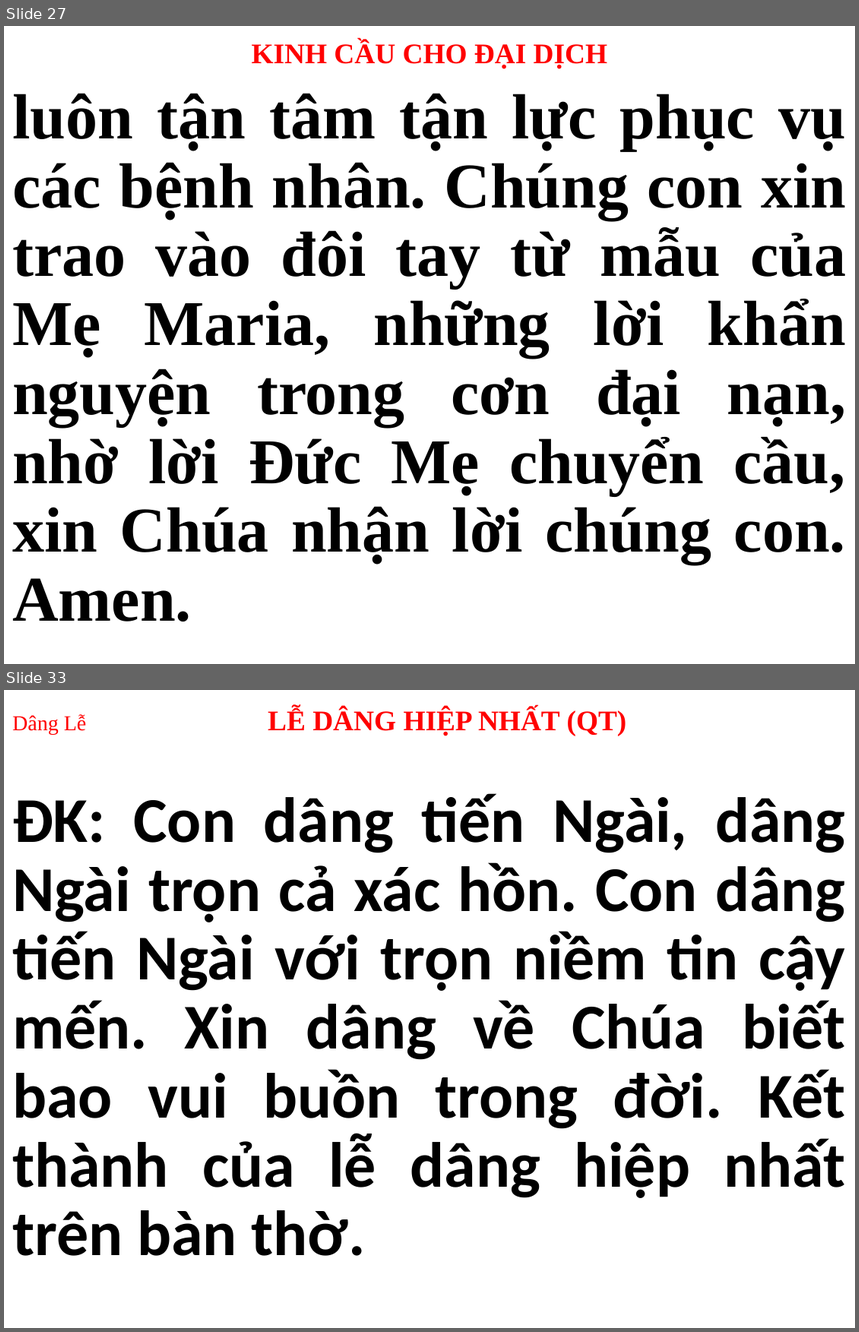
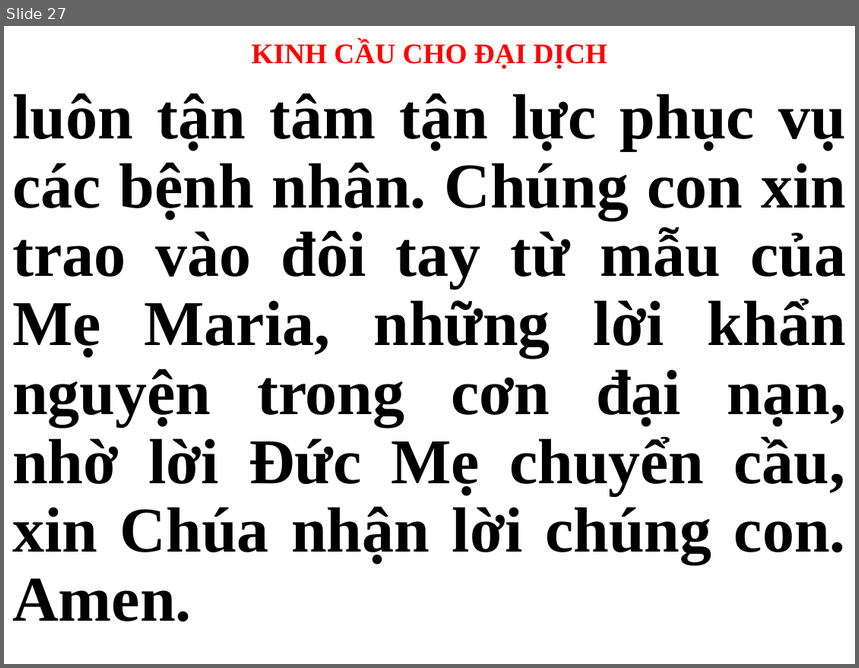
Before and after one commit to webfullstack99/usb-songs, a slide deck: CN.pptx. Shown one above the other, each under a label of ours: slides 27 and 33 before the commit, slide 27 after it; the slides between them are not shown. The pictures are 859x1332 and 859x668 pixels, drawn with LibreOffice and Linux fonts; fonts in the diff are those of the drawing. Boxes give left, top, right and bottom in pixels: in the first picture for what was removed or moved away, otherwise in the second. Text is boxed around its words. In the diff, an @@ line names an element or a change of style, - is before the commit and + after.

```diff
--- a/CN.pptx
+++ b/CN.pptx
@@ slide 33 removed at [4, 690, 855, 1328], background #FFFFFF @@
@@ title removed at [12, 708, 627, 736] @@
-Dâng Lễ LỄ DÂNG HIỆP NHẤT (QT)
@@ subtitle removed at [12, 793, 846, 1256] @@
-ĐK: Con dâng tiến Ngài, dâng Ngài trọn cả xác hồn. Con dâng tiến Ngài với trọn niềm tin cậy mến. Xin dâng về Chúa biết bao vui buồn trong đời. Kết thành của lễ dâng hiệp nhất trên bàn thờ.
```
Also in this commit, not shown: 27 other slides changed, 36 slides added, 35 other slides removed.
